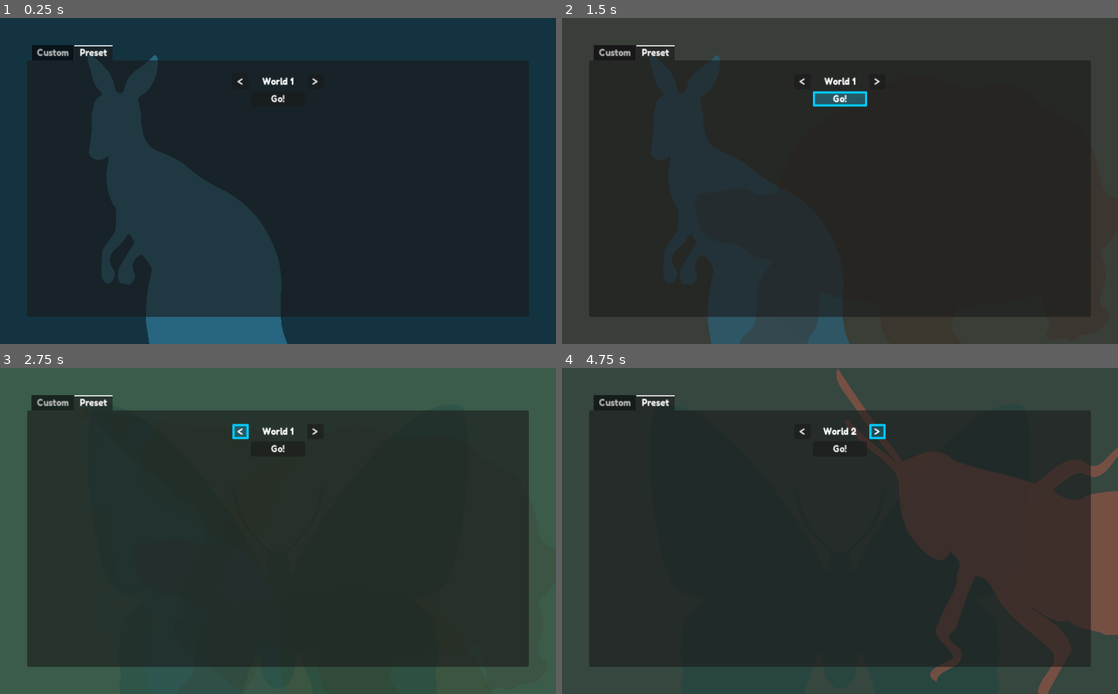
Above: before the commit, frames 1-4 (two rows, left to right).
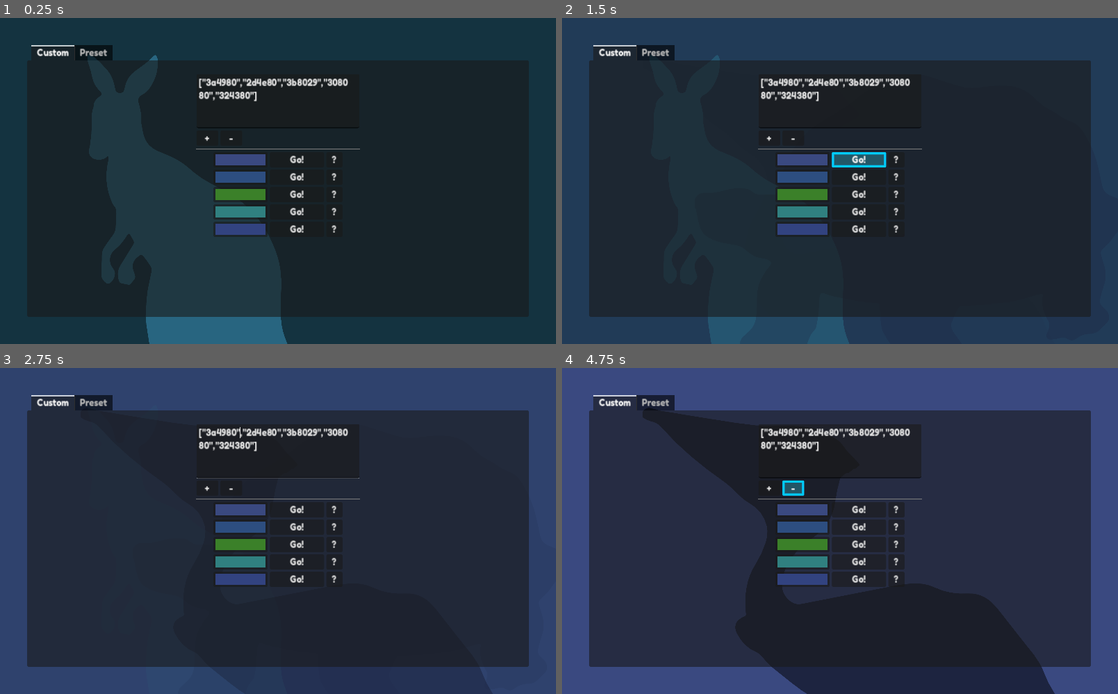
Above: after the commit, the same moments.

Repository: Poobslag/frog-finder
Game: Godot game, scene res://src/demo/BackgroundDemo.tscn
Same seed, same stepped clock (60 frames per second), same inputs: the game is played once before the commit and once after it. This scene is started directly instead of the project's main scene. Sound files missing from this copy of the repository are replaced by a short silence.
Inputs (mouse positions are in pixels of both pictures, inside the frame that each line leads up to):
- Up to frame 1 (0.25 s): no input
- Up to frame 2 (1.5 s): click "Go!" at 0.5 s; click "Go!" at 1.25 s
- Up to frame 3 (2.75 s): click (239, 433) at 2 s, where only the run before the commit has a clickable "<"
- Up to frame 4 (4.75 s): click (767, 488) at 2.75 s, where only the run after the commit has a clickable "+"; click (878, 433) at 3.5 s, where only the run before the commit has a clickable ">"; click (795, 488) at 4.25 s, where only the run after the commit has a clickable "-"

The runs differ from the first frame. In frame 1, 3.0% of the frame differs, in the area x 5-65%, y 8-67%; in frame 2, 30%; in frame 3, 31%; in frame 4, 78%, in the area x 0-100%, y 0-100%.

Commit message:
Minor demo scene fixes

Diff:
--- a/project/src/demo/BackgroundDemo.tscn
+++ b/project/src/demo/BackgroundDemo.tscn
@@ -11,7 +11,7 @@
 [node name="Background" parent="." instance=ExtResource("1")]
 
 [node name="TabContainer" type="TabContainer" parent="."]
-anchors_preset = -1
+anchors_preset = 15
 anchor_right = 1.0
 anchor_bottom = 1.0
 offset_left = 50.0
@@ -21,10 +21,8 @@
 grow_horizontal = 2
 grow_vertical = 2
 theme = ExtResource("4_ikoou")
-current_tab = 1
 
 [node name="Custom" type="MarginContainer" parent="TabContainer" node_paths=PackedStringArray("background")]
-visible = false
 layout_mode = 2
 theme_override_constants/margin_left = 25
 theme_override_constants/margin_top = 25
@@ -66,6 +64,7 @@
 layout_mode = 2
 
 [node name="Preset" type="MarginContainer" parent="TabContainer" node_paths=PackedStringArray("background")]
+visible = false
 layout_mode = 2
 theme_override_constants/margin_left = 25
 theme_override_constants/margin_top = 25
--- a/project/src/demo/ComicLetterDemo.tscn
+++ b/project/src/demo/ComicLetterDemo.tscn
@@ -22,9 +22,7 @@
 [node name="Letter1" parent="." instance=ExtResource("1_ranxm")]
 material = SubResource("ShaderMaterial_ptj1e")
 position = Vector2(462, 300)
-frame = 14
 
 [node name="Letter2" parent="." instance=ExtResource("1_ranxm")]
 material = SubResource("ShaderMaterial_cbdgp")
 position = Vector2(562, 300)
-frame = 14
